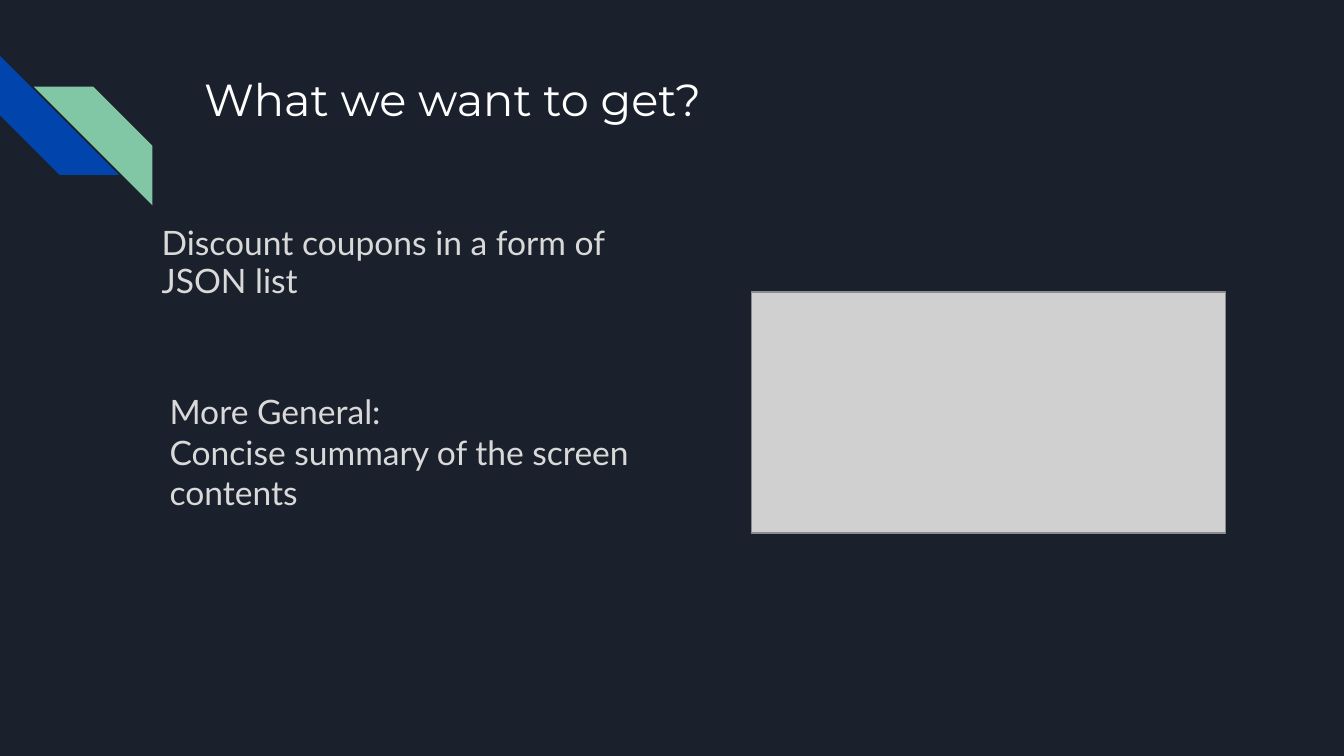
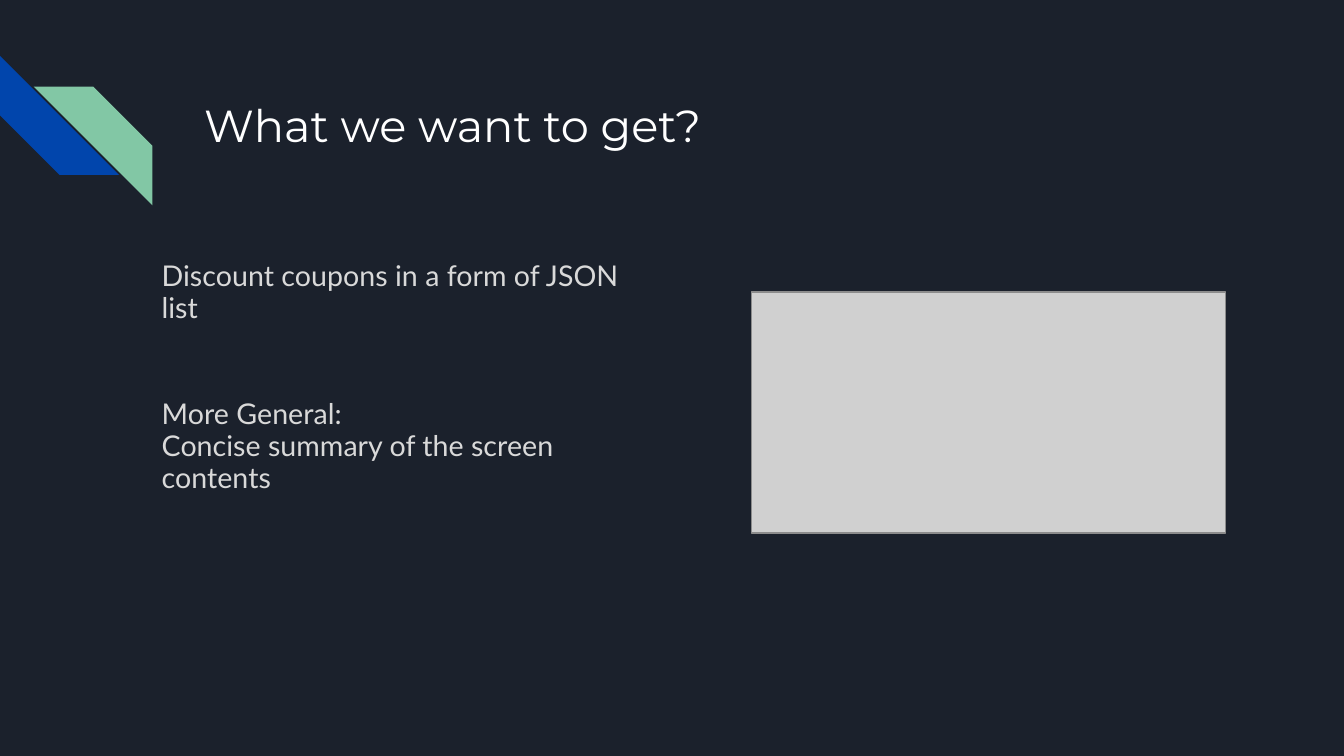
Before and after one commit to ZPP-MURMURAS/ZPP_Murmuras, a slide deck: slide 7 of docs/zpp_final_presentation.pptx (slide 5 before the commit). Drawn at 1344x756 pixels with LibreOffice and Linux fonts; fonts in the diff are those of the drawing; grey boxes stand for pictures. Boxes give left, top, right and bottom in pixels: in the first picture for what was removed or moved away, otherwise in the second. Text is boxed around its words. In the diff, an @@ line names an element or a change of style, - is before the commit and + after.

```diff
--- a/docs/zpp_final_presentation.pptx
+++ b/docs/zpp_final_presentation.pptx
@@ title "What we want to get?": place and size @@
-title "What we want to get?" at bbox=[204, 82, 702, 125]
+title "What we want to get?" at bbox=[204, 108, 702, 151]
@@ text "Discount coupons in a form ...": place and size @@
-text "Discount coupons in a form ..." at bbox=[162, 230, 605, 294]
+text "Discount coupons in a form ..." at bbox=[162, 265, 618, 488]
@@ text at bbox=[162, 265, 618, 318]: size 18 to 15.3 pt in "Discount coupons in a form of JSON ..."; less space between paragraphs @@
@@ text at bbox=[162, 403, 553, 488]: paragraphs added @@
+More General:
+Concise summary of the screen
+contents
@@ text removed at bbox=[170, 399, 628, 506] @@
-More General:
-Concise summary of the screen
-contents
```
Also in this commit, not shown: 2 other slides changed, 3 slides added.
